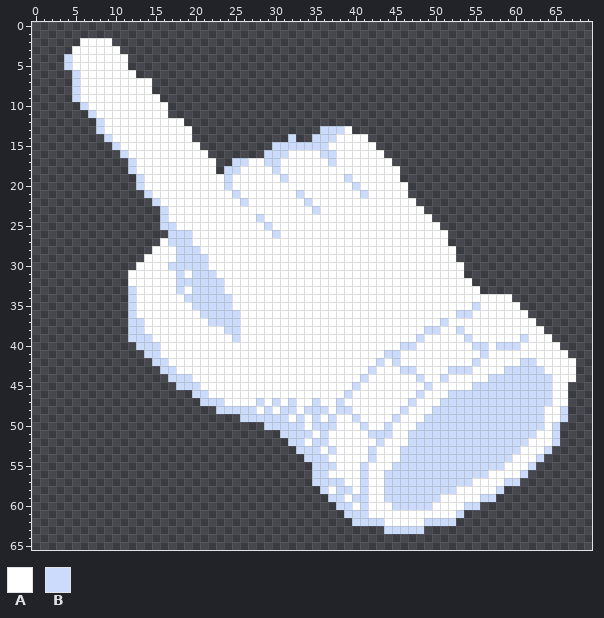
File history of a sprite sheet, game/assets/images/handPoint.png. The picture above was drawn from the file before the commit.
The file is 71x67 pixels. The old version is drawn lined up with the new one, on the new canvas.
Palette (. is transparent): A #ffffff  B #cbdbfc
Pixels before (only the part around the change), first column x 0:
 0 ......................................................................
 1 ......................................................................
 2 ......AAAA............................................................
 3 .....AAAAAA...........................................................
 4 ....BAAAAAAA..........................................................
 5 ....BAAAAAAA..........................................................
 6 .....BAAAAAAA.........................................................
 7 .....BAAAAAAAAA.......................................................
 8 .....BAAAAAAAAA.......................................................
 9 .....BAAAAAAAAAA......................................................
10 ......BAAAAAAAAAA.....................................................
11 .......BAAAAAAAAA.....................................................
12 ........BAAAAAAAAAA...................................................
13 ........BAAAAAAAAAAA................BBBA..............................
14 .........BAAAAAAAAAA............B..BBBAAAA............................
15 ..........BAAAAAAAAAA.........BBBBBBBAAAAAA...........................
16 ...........BAAAAAAAAAA.......BBBAAAABBAAAAAA..........................
17 ............BAAAAAAAAAA..BBAABBAAAAAABAAAAAAA.........................
18 ............BAAAAAAAAAA.BBAAAABAAAAAAAAAAAAAAA........................
19 .............BAAAAAAAAAABAAAAAABAAAAAAABAAAAAA........................
20 .............BAAAAAAAAAABAAAAAAAAAAAAAAABAAAAAA.......................
21 ..............BAAAAAAAAAABAAAAAAABAAAAAAABAAAAA.......................
22 ...............BAAAAAAAAAABAAAAAAABAAAAAAAAAAAAA......................
23 ................BAAAAAAAAAAAAAAAAAABAAAAAAAAAAAAA.....................
24 ................BAAAAAAAAAAABAAAAAAAAAAAAAAAAAAAAA....................
25 ................BBAAAAAAAAAAABAAAAAAAAAAAAAAAAAAAAA...................
26 .................BBBAAAAAAAAAABAAAAAAAAAAAAAAAAAAAAA..................
27 ................ABBBAAAAAAAAAAAAAAAAAAAAAAAAAAAAAAAA..................
28 ...............AAABBBAAAAAAAAAAAAAAAAAAAAAAAAAAAAAAAA.................
29 ..............AAAABBBBAAAAAAAAAAAAAAAAAAAAAAAAAAAAAAA.................
30 .............AAAABBBBBAAAAAAAAAAAAAAAAAAAAAAAAAAAAAAAA................
31 ............AAAAAABABBBAAAAAAAAAAAAAAAAAAAAAAAAAAAAAAA................
32 ............AAAAAABBBBBBAAAAAAAAAAAAAAAAAAAAAAAAAAAAAAA...............
33 ............BAAAAABABBBBAAAAAAAAAAAAAAAAAAAAAAAAAAAAAAAA..............
34 ............BAAAAAABBBBBBAAAAAAAAAAAAAAAAAAAAAAAAAAAAAAAAAAA..........
35 ............BAAAAAAABBBBBAAAAAAAAAAAAAAAAAAAAAAAAAAAAAABAAAAA.........
36 ............BAAAAAAAABBBBBAAAAAAAAAAAAAAAAAAAAAAAAAAABBAAAAAAA........
37 ............BBAAAAAAAABBBBAAAAAAAAAAAAAAAAAAAAAAAAABAAAAAAAAAAA.......
38 ............BBAAAAAAAAAABBAAAAAAAAAAAAAAAAAAAAAAABBAABAAAAAAAAAA......
39 ............BBBAAAAAAAAAABAAAAAAAAAAAAAAAAAAAAAABAAAAABAAAAAABAAA.....
40 .............BBBAAAAAAAAAAAAAAAAAAAAAAAAAAAAAABBAAAAAAABBABBBAAAAA....
41 ..............BBAAAAAAAAAAAAAAAAAAAAAAAAAAAABBAAAAAAAAAABAAAAAAAAAA...
42 ...............BBAAAAAAAAAAAAAAAAAAAAAAAAAABABAAAAAAAAABAAAAABBAAAAA..
43 ................BBAAAAAAAAAAAAAAAAAAAAAAAABAAABBAAAABBBAAAABBBBBAAAA..
44 .................BBBAAAAAAAAAAAAAAAAAAAAABAAAAAABAABAAAAABBBBBBBBAAA..
45 ..................BBBAAAAAAAAAAAAAAAAAAABAAAAAAAABAAAAABBBBBBBBBBAA...
46 ....................BBAAAAAAAAAAAAAAAAABAAAAAAAABAAABBBBBBBBBBBBBAA...
47 .....................BBBAAAABABABAABAABAAAAAAAABAAABBBBBBBBBBBBBBAA...
48 .......................BBBBBABABBABBBABBAAAAAABAAABBBBBBBBBBBBBBAAB...
49 ..........................BBBBBBABABABAABAAAABAAABBBBBBBBBBBBBBBAAB...
50 .............................BBBBBABBBAAABAABAAABBBBBBBBBBBBBBBBAB....
51 ...............................BBBBABAAAAABBBAABBBBBBBBBBBBBBBBAAB....
52 ................................BBABBAAAAAABAAABBBBBBBBBBBBBBBAAAB....
53 .................................BBBABAAAABAAABBBBBBBBBBBBBBBAAAB.....
54 ..................................BBBAAAAABAAABBBBBBBBBBBBBBAAAB......
55 ...................................BBBAAABAAABBBBBBBBBBBBBBAAAB.......
56 ...................................BBAAAABAABBBBBBBBBBBBBAAAAB........
57 ...................................BBBBAABAABBBBBBBBBBBAAAABB.........
58 ....................................BABBABAABBBBBBBBBAAAAAB...........
59 .....................................BBABBAABBBBBBBAAAAABB............
60 ......................................BBABAAABBBBBAAAABB..............
61 .......................................BBBAAAAAAAAAAAB................
62 ........................................BBBBAAAAABBBB.................
63 ............................................BBBBB.....................
64 ......................................................................
65 ......................................................................
The result:
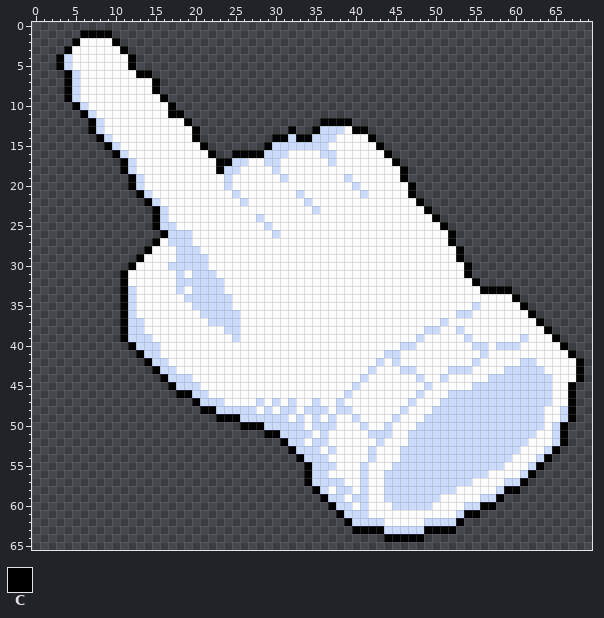
Colours new in this view: C #000000
Difference:
canvas 71x67 -> 70x66, the old top-left corner now at -1,-1 (the part of the old canvas that was cut away was empty and is not shown)
Changed rows in their new state; - is an unchanged pixel.
first column x 3:
 1 ---CCCC-----------------------------------------------------------
 2 --C----C----------------------------------------------------------
 3 -C------C---------------------------------------------------------
 4 C--------C--------------------------------------------------------
 5 C--------C--------------------------------------------------------
 6 -C--------CC------------------------------------------------------
 7 -C----------C-----------------------------------------------------
 8 -C----------C-----------------------------------------------------
 9 -C-----------C----------------------------------------------------
10 --C-----------C---------------------------------------------------
11 ---C----------CC--------------------------------------------------
12 ----C-----------C----------------CCCC-----------------------------
13 ----C------------C-----------C--C----CC---------------------------
14 -----C-----------C---------CC-CC-------C--------------------------
15 ------C-----------C-------C-------------C-------------------------
16 -------C-----------C--CCCC---------------C------------------------
17 --------C-----------CC--------------------C-----------------------
18 --------C-----------C----------------------C----------------------
19 ---------C---------------------------------C----------------------
20 ---------C----------------------------------C---------------------
21 ----------C---------------------------------C---------------------
22 -----------C---------------------------------C--------------------
23 ------------C---------------------------------C-------------------
24 ------------C----------------------------------C------------------
25 ------------C-----------------------------------C-----------------
26 -------------C-----------------------------------C----------------
27 ------------C------------------------------------C----------------
28 -----------C--------------------------------------C---------------
29 ----------C---------------------------------------C---------------
30 ---------C-----------------------------------------C--------------
31 --------C------------------------------------------C--------------
32 --------C-------------------------------------------C-------------
33 --------C--------------------------------------------CCCC---------
34 --------C------------------------------------------------C--------
35 --------C-------------------------------------------------C-------
36 --------C--------------------------------------------------C------
37 --------C---------------------------------------------------C-----
38 --------C----------------------------------------------------C----
39 --------C-----------------------------------------------------C---
40 ---------C-----------------------------------------------------C--
41 ----------C-----------------------------------------------------C-
42 -----------C-----------------------------------------------------C
43 ------------C----------------------------------------------------C
44 -------------C---------------------------------------------------C
45 --------------C-------------------------------------------------C-
46 ---------------CC-----------------------------------------------C-
47 -----------------C----------------------------------------------C-
48 ------------------CC--------------------------------------------C-
49 --------------------CCC-----------------------------------------C-
50 -----------------------CCC-------------------------------------C--
51 --------------------------CC-----------------------------------C--
52 ----------------------------C----------------------------------C--
53 -----------------------------C--------------------------------C---
54 ------------------------------C------------------------------C----
55 -------------------------------C----------------------------C-----
56 -------------------------------C---------------------------C------
57 -------------------------------C--------------------------C-------
58 --------------------------------C-----------------------CC--------
59 ---------------------------------C---------------------C----------
60 ----------------------------------C------------------CC-----------
61 -----------------------------------C---------------CC-------------
62 ------------------------------------C-------------C---------------
63 -------------------------------------CCCC-----CCCC----------------
64 -----------------------------------------CCCCC--------------------
Pixel boxes of the changes (left, top, right, bottom) in both pictures:
added: (56, 30, 584, 542)
